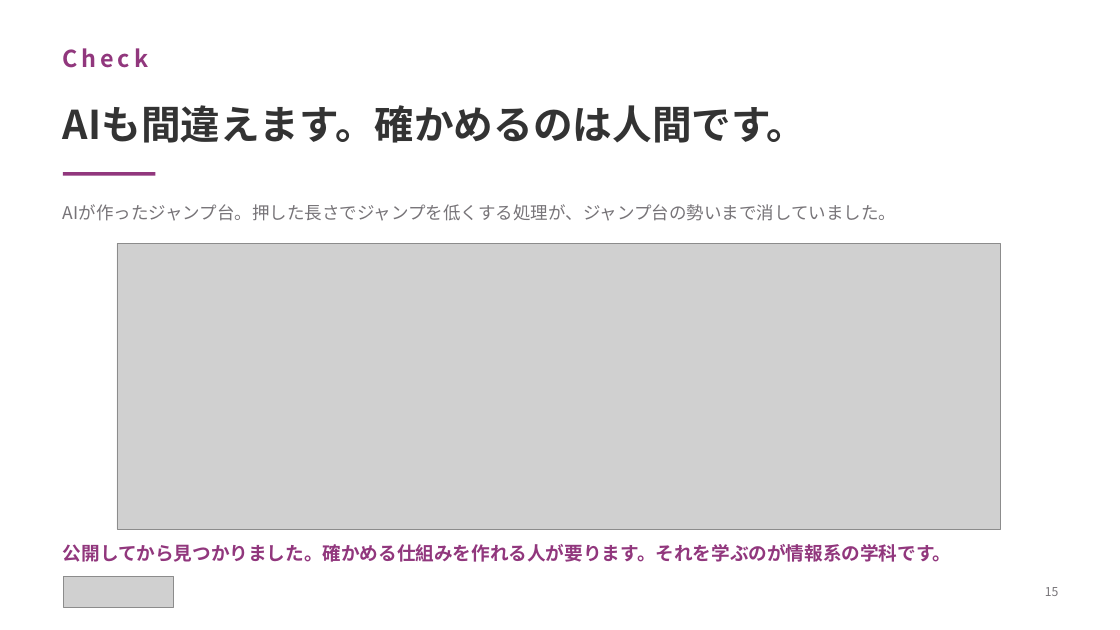
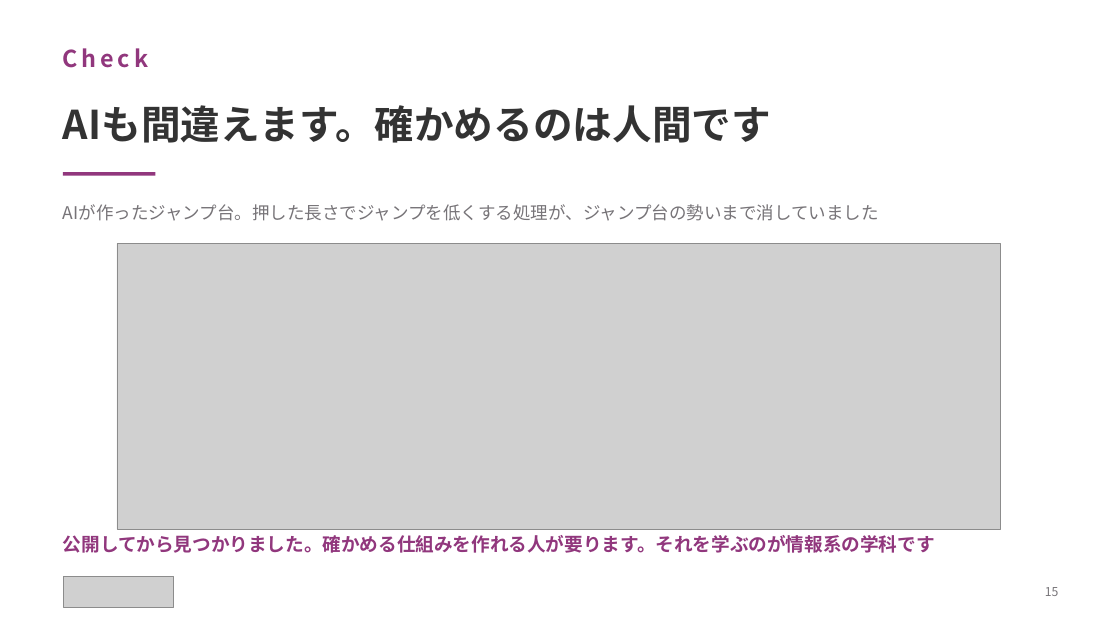
Before and after one commit to yutakaJssst/narashino-visit-1, a slide deck: slide 15 of slides/nichinara20260908.pptx. Drawn at 1120x630 pixels with LibreOffice and Linux fonts; fonts in the diff are those of the drawing; grey boxes stand for pictures. Boxes give left, top, right and bottom in pixels: in the first picture for what was removed or moved away, otherwise in the second. Text is boxed around its words. In the diff, an @@ line names an element or a change of style, - is before the commit and + after.

```diff
--- a/slides/nichinara20260908.pptx
+++ b/slides/nichinara20260908.pptx
@@ text at bbox=[63, 105, 771, 143]: text changed @@
-AIも間違えます。確かめるのは人間です。
+AIも間違えます。確かめるのは人間です
@@ text at bbox=[63, 204, 879, 221]: text changed @@
-AIが作ったジャンプ台。押した長さでジャンプを低くする処理が、ジャンプ台の勢いまで消していました。
+AIが作ったジャンプ台。押した長さでジャンプを低くする処理が、ジャンプ台の勢いまで消していました
@@ text at bbox=[63, 535, 935, 553]: text changed @@
-公開してから見つかりました。確かめる仕組みを作れる人が要ります。それを学ぶのが情報系の学科です。
+公開してから見つかりました。確かめる仕組みを作れる人が要ります。それを学ぶのが情報系の学科です
```
Also in this commit, not shown: 15 other slides changed, 2 other files.
